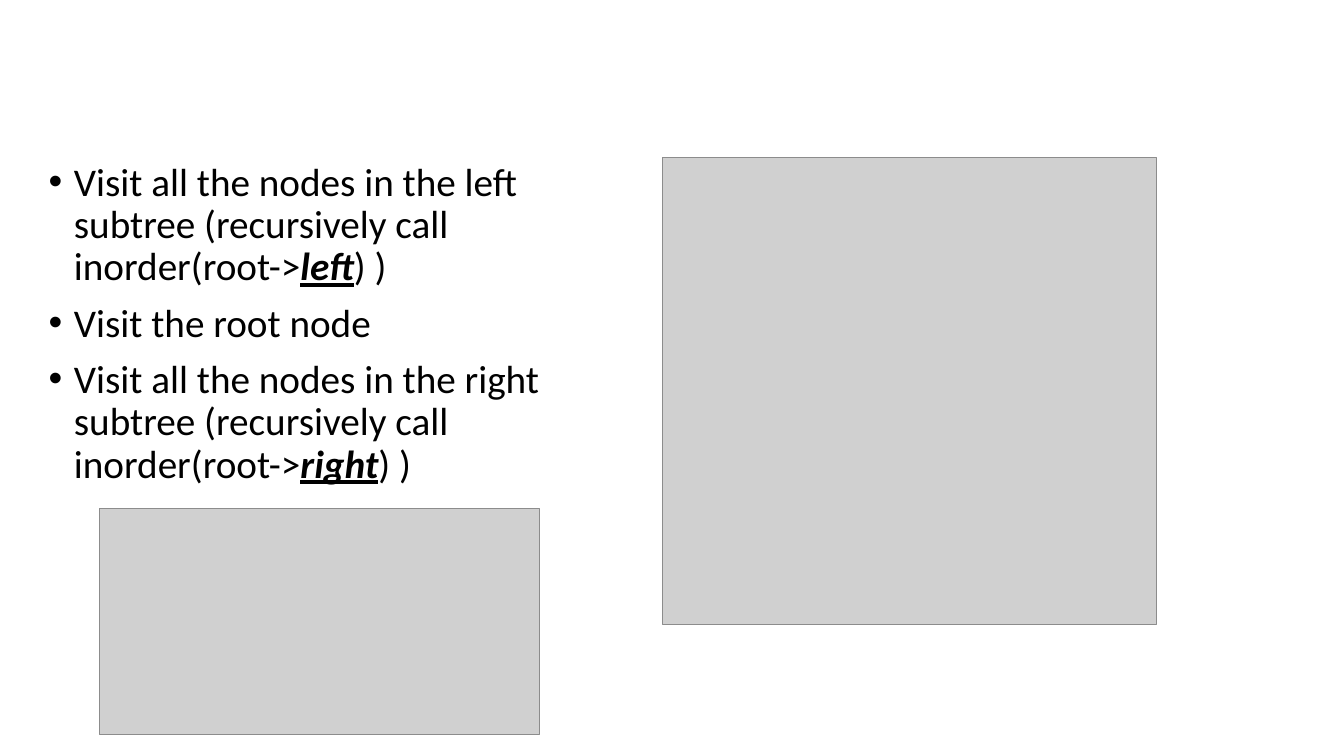
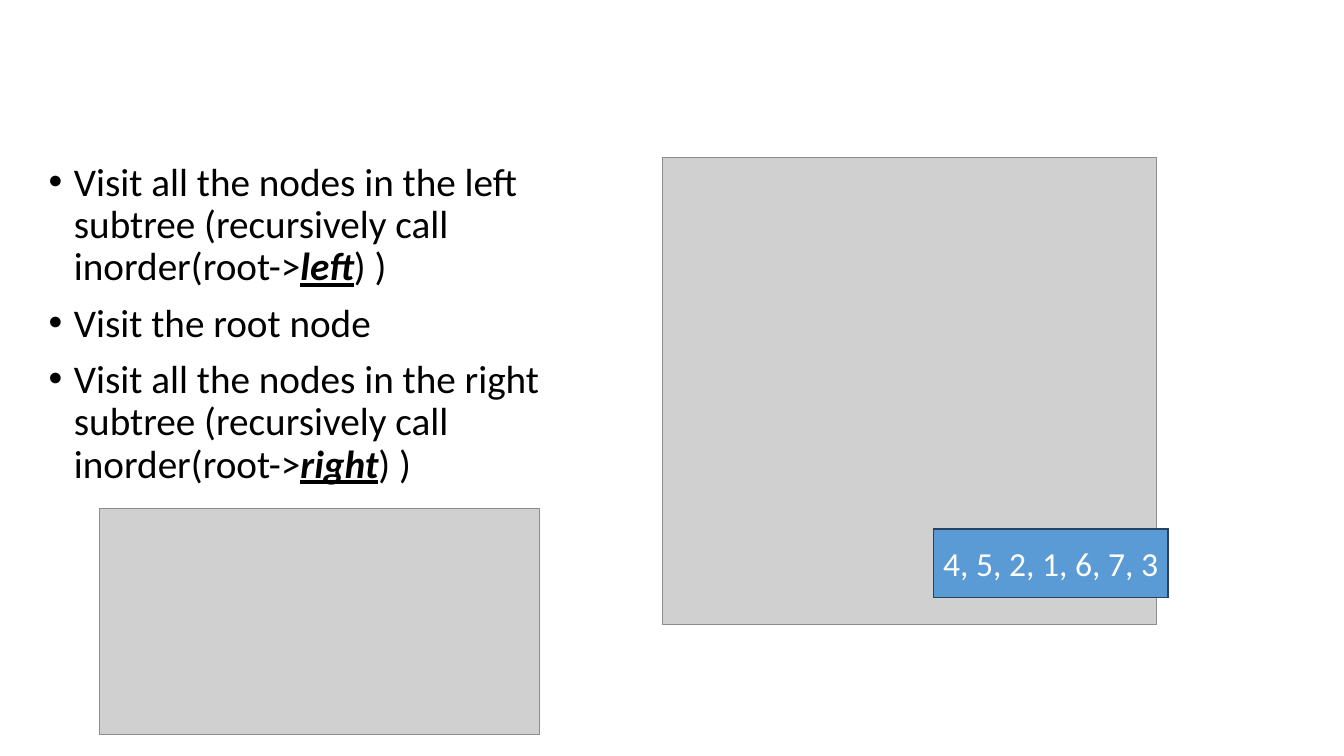
Before and after one commit to FeeneyCodes/INFO3135Fall2025, a slide deck: slide 20 of Week 9 (Nov. 10th, trees)/INFO 3135 Week Trees.pptx. Drawn at 1344x756 pixels with LibreOffice and Linux fonts; fonts in the diff are those of the drawing; grey boxes stand for pictures; background and template pictures are left out. Boxes give left, top, right and bottom in pixels: in the first picture for what was removed or moved away, otherwise in the second. Text is boxed around its words. In the diff, an @@ line names an element or a change of style, - is before the commit and + after.

```diff
--- a/Week 9 (Nov. 10th, trees)/INFO 3135 Week Trees.pptx
+++ b/Week 9 (Nov. 10th, trees)/INFO 3135 Week Trees.pptx
@@ rectangle added at [934, 529, 1169, 598], fill #5B9BD5, outline #28445D 1 pt, 24 pt, text #FFFFFF @@
+4, 5, 2, 1, 6, 7, 3
```
Also in this commit, not shown: 5 other files.
